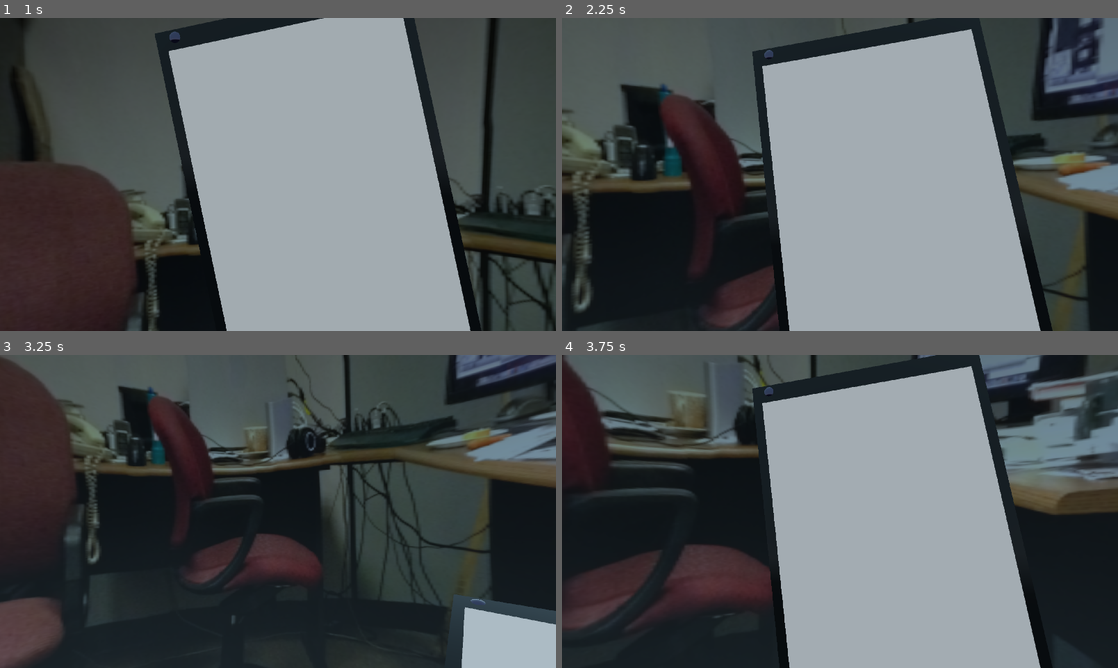
Above: before the commit, frames 1-4 (two rows, left to right).
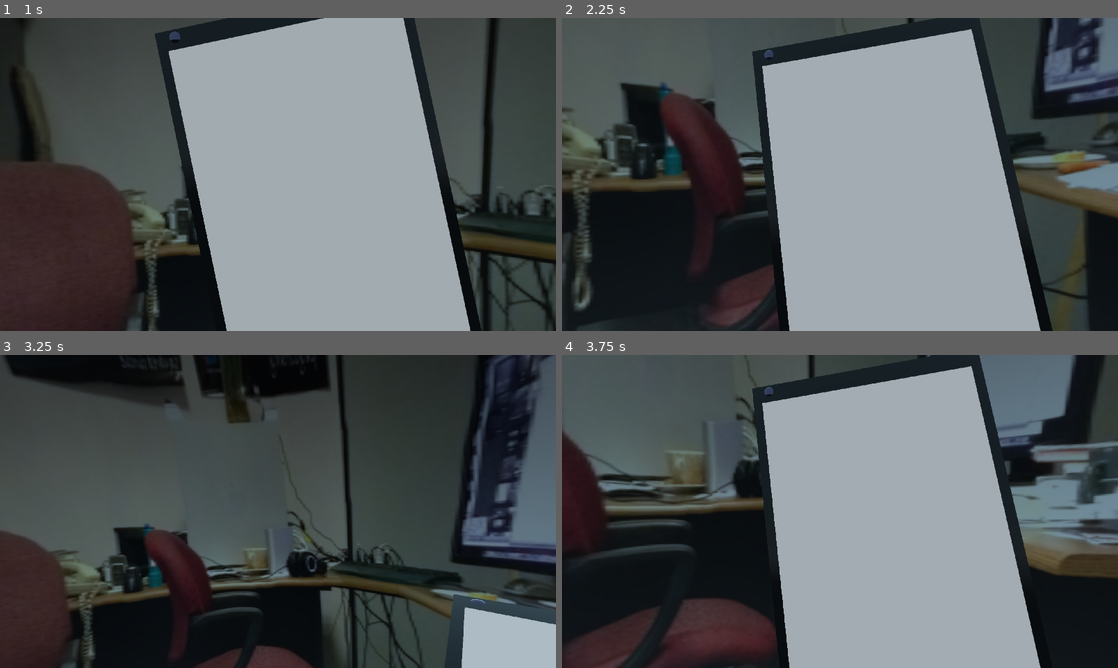
Above: after the commit, the same moments.

Repository: danbolt/7dfps-2022
Game: Godot game, scene res://etc/game_root.tscn
Two runs of this game, one before a commit and one after it. Both use one fixed random seed, a clock stepped at 60 frames per second and the inputs below.
Inputs (mouse positions are in pixels of both pictures, inside the frame that each line leads up to):
- Up to frame 1 (1 s): move the mouse to (305, 174) at 0.52 s; hold W (step_forward) from 0.53 s (still down); hold Right mouse button (ads) from 0.53 s (still down); tap Space (jump) at 0.77 s
- Up to frame 2 (2.25 s): keep holding W (step_forward); move the mouse to (812, 174) at 1.27 s; release Right mouse button (ads) at 1.28 s; click (812, 174) at 1.35 s; tap Space (jump) at 1.52 s; move the mouse to (851, 168) at 2.02 s; hold Right mouse button (ads) from 2.03 s (still down)
- Up to frame 3 (3.25 s): keep holding W (step_forward); move the mouse to (272, 517) at 2.77 s; release Right mouse button (ads) at 2.78 s; click (272, 517) at 2.85 s; tap Space (jump) at 3.02 s
- Up to frame 4 (3.75 s): keep holding W (step_forward); move the mouse to (878, 514) at 3.52 s; hold Right mouse button (ads) from 3.53 s (still down)

Frame 1 is identical in both runs. In frame 2, 1.3% of the frame differs, in the area x 0-100%, y 0-94%; in frame 3, 62%, in the area x 0-100%, y 0-100%; in frame 4, 31%.

Commit message:
Tweaking

Diff:
--- a/default_bus_layout.tres
+++ b/default_bus_layout.tres
@@ -55,5 +55,5 @@
 bus/4/solo = false
 bus/4/mute = false
 bus/4/bypass_fx = false
-bus/4/volume_db = 0.0
+bus/4/volume_db = -2.11474
 bus/4/send = "Master"
--- a/environments/stage0.gd
+++ b/environments/stage0.gd
@@ -1,14 +1,14 @@
 extends Spatial
 
-onready var player = $PlayerMovement
+onready var player = $Spatial/PlayerMovement
 
-onready var subscreen: PlayerApps = $PlayerMovement/Camera/Subscreen
+onready var subscreen: PlayerApps = $Spatial/PlayerMovement/Camera/Subscreen
 
-onready var camera_screen: Spatial = $PlayerMovement/Camera/Subscreen/CameraScreen
+onready var camera_screen: Spatial = $Spatial/PlayerMovement/Camera/Subscreen/CameraScreen
 
-onready var left_pano = $opening_pano/left_pano
-onready var right_pano = $opening_pano/right_pano
-onready var temp_loor = $tempFloor
+onready var left_pano = $Spatial/opening_pano/left_pano
+onready var right_pano = $Spatial/opening_pano/right_pano
+onready var temp_loor = $Spatial/tempFloor
 
 onready var intro_bgm = $intro_bgm
 
--- a/environments/stage0.tscn
+++ b/environments/stage0.tscn
@@ -1,10 +1,12 @@
-[gd_scene load_steps=11 format=2]
+[gd_scene load_steps=13 format=2]
 
 [ext_resource path="res://shapes/cube_shape.tres" type="Shape" id=1]
 [ext_resource path="res://gameobjects/PlayerMovement.tscn" type="PackedScene" id=2]
 [ext_resource path="res://environments/stage0.gd" type="Script" id=3]
 [ext_resource path="res://models/uv_pano.material" type="Material" id=4]
 [ext_resource path="res://bgm/intro.ogg" type="AudioStream" id=5]
+[ext_resource path="res://gameobjects/enemies/DumbDoor.tscn" type="PackedScene" id=6]
+[ext_resource path="res://gameobjects/ExitElevator.tscn" type="PackedScene" id=7]
 
 [sub_resource type="CubeMesh" id=1]
 
@@ -46,88 +48,109 @@
 [node name="stage0" type="Spatial"]
 script = ExtResource( 3 )
 
-[node name="PlayerMovement" parent="." instance=ExtResource( 2 )]
+[node name="Spatial" type="Spatial" parent="."]
+
+[node name="PlayerMovement" parent="Spatial" instance=ExtResource( 2 )]
 transform = Transform( 1, 0, 0, 0, 1, 0, 0, 0, 1, 0, 21, 0 )
 
-[node name="tempFloor" type="MeshInstance" parent="."]
+[node name="tempFloor" type="MeshInstance" parent="Spatial"]
 transform = Transform( 1, 0, 0, 0, 1, 0, 0, 0, 1, 0, 17, 0 )
 visible = false
 mesh = SubResource( 1 )
+skeleton = NodePath("../..")
 
-[node name="StaticBody" type="StaticBody" parent="tempFloor"]
+[node name="StaticBody" type="StaticBody" parent="Spatial/tempFloor"]
 
-[node name="CollisionShape" type="CollisionShape" parent="tempFloor/StaticBody"]
+[node name="CollisionShape" type="CollisionShape" parent="Spatial/tempFloor/StaticBody"]
 shape = ExtResource( 1 )
 
-[node name="StaticBody5" type="StaticBody" parent="tempFloor"]
+[node name="StaticBody5" type="StaticBody" parent="Spatial/tempFloor"]
 transform = Transform( 1, 0, 0, 0, 1, 0, 0, 0, 1, 0, 3, 3 )
 
-[node name="CollisionShape" type="CollisionShape" parent="tempFloor/StaticBody5"]
+[node name="CollisionShape" type="CollisionShape" parent="Spatial/tempFloor/StaticBody5"]
 shape = ExtResource( 1 )
 
-[node name="StaticBody6" type="StaticBody" parent="tempFloor"]
+[node name="StaticBody6" type="StaticBody" parent="Spatial/tempFloor"]
 transform = Transform( 1, 0, 0, 0, 1, 0, 0, 0, 1, 0, 3, -3 )
 
-[node name="CollisionShape" type="CollisionShape" parent="tempFloor/StaticBody6"]
+[node name="CollisionShape" type="CollisionShape" parent="Spatial/tempFloor/StaticBody6"]
 shape = ExtResource( 1 )
 
-[node name="StaticBody3" type="StaticBody" parent="tempFloor"]
+[node name="StaticBody3" type="StaticBody" parent="Spatial/tempFloor"]
 transform = Transform( 1, 0, 0, 0, 1, 0, 0, 0, 1, -3, 3, 0 )
 
-[node name="CollisionShape" type="CollisionShape" parent="tempFloor/StaticBody3"]
+[node name="CollisionShape" type="CollisionShape" parent="Spatial/tempFloor/StaticBody3"]
 shape = ExtResource( 1 )
 
-[node name="StaticBody4" type="StaticBody" parent="tempFloor"]
+[node name="StaticBody4" type="StaticBody" parent="Spatial/tempFloor"]
 transform = Transform( 1, 0, 0, 0, 1, 0, 0, 0, 1, 3, 3, 0 )
 
-[node name="CollisionShape" type="CollisionShape" parent="tempFloor/StaticBody4"]
+[node name="CollisionShape" type="CollisionShape" parent="Spatial/tempFloor/StaticBody4"]
 shape = ExtResource( 1 )
 
-[node name="StaticBody2" type="StaticBody" parent="tempFloor"]
+[node name="StaticBody2" type="StaticBody" parent="Spatial/tempFloor"]
 transform = Transform( 1, 0, 0, 0, 1, 0, 0, 0, 1, 0, 6, 0 )
 
-[node name="CollisionShape" type="CollisionShape" parent="tempFloor/StaticBody2"]
+[node name="CollisionShape" type="CollisionShape" parent="Spatial/tempFloor/StaticBody2"]
 shape = ExtResource( 1 )
 
-[node name="real_floor" type="MeshInstance" parent="."]
-transform = Transform( 3.9, 0, 0, 0, 1, 0, 0, 0, 95.082, 0, 0, -89 )
+[node name="real_floor" type="MeshInstance" parent="Spatial"]
+transform = Transform( 3.9, 0, 0, 0, 1, 0, 0, 0, 95.082, 0, 4, -121.991 )
 mesh = SubResource( 1 )
+skeleton = NodePath("../..")
 material/0 = SubResource( 5 )
 
-[node name="StaticBody" type="StaticBody" parent="real_floor"]
+[node name="StaticBody" type="StaticBody" parent="Spatial/real_floor"]
 
-[node name="CollisionShape" type="CollisionShape" parent="real_floor/StaticBody"]
+[node name="CollisionShape" type="CollisionShape" parent="Spatial/real_floor/StaticBody"]
 shape = SubResource( 4 )
 
-[node name="StaticBody2" type="StaticBody" parent="real_floor"]
-transform = Transform( -4.37114e-08, -0.25641, 0, 10.92, -1.22392e-07, 0, 0, 0, 0.999999, 1.28205, 10, 0 )
+[node name="StaticBody2" type="StaticBody" parent="Spatial/real_floor"]
+transform = Transform( -4.37114e-08, -0.25641, 0, 10.92, -1.22392e-07, 0, 0, 0, 0.999999, 1.28205, 5.71753, 0.338918 )
 
-[node name="CollisionShape" type="CollisionShape" parent="real_floor/StaticBody2"]
+[node name="CollisionShape" type="CollisionShape" parent="Spatial/real_floor/StaticBody2"]
 shape = SubResource( 4 )
 
-[node name="StaticBody3" type="StaticBody" parent="real_floor"]
-transform = Transform( -4.37114e-08, -0.25641, 0, 10.92, -1.22392e-07, 0, 0, 0, 0.999999, -1.28205, 10, 0 )
+[node name="StaticBody3" type="StaticBody" parent="Spatial/real_floor"]
+transform = Transform( -4.37114e-08, -0.25641, 0, 10.92, -1.22392e-07, 0, 0, 0, 0.999998, -1.28205, 5.71753, 0.338918 )
 
-[node name="CollisionShape" type="CollisionShape" parent="real_floor/StaticBody3"]
+[node name="CollisionShape" type="CollisionShape" parent="Spatial/real_floor/StaticBody3"]
 shape = SubResource( 4 )
 
-[node name="StaticBody4" type="StaticBody" parent="real_floor"]
-transform = Transform( 1.91068e-15, 1.1208e-08, 24.38, 10.92, -1.22392e-07, 0, 1.79292e-09, 0.0105172, -4.37113e-08, 0, 10, 0.999136 )
+[node name="StaticBody4" type="StaticBody" parent="Spatial/real_floor"]
+transform = Transform( 1.91068e-15, 1.1208e-08, 24.3799, 10.92, -1.22392e-07, 0, 1.79292e-09, 0.0105172, -4.37113e-08, 0, 5.71753, 1.33805 )
 
-[node name="CollisionShape" type="CollisionShape" parent="real_floor/StaticBody4"]
+[node name="CollisionShape" type="CollisionShape" parent="Spatial/real_floor/StaticBody4"]
 shape = SubResource( 4 )
 
-[node name="opening_pano" type="Spatial" parent="."]
+[node name="real_floor2" type="MeshInstance" parent="Spatial"]
+transform = Transform( 3.9, 0, 0, 0, 0.988, -2.80978, 0, 0.154452, 17.9737, 0, 1.6311, -12 )
+mesh = SubResource( 1 )
+skeleton = NodePath("../..")
+material/0 = SubResource( 5 )
+
+[node name="StaticBody" type="StaticBody" parent="Spatial/real_floor2"]
+
+[node name="CollisionShape" type="CollisionShape" parent="Spatial/real_floor2/StaticBody"]
+shape = SubResource( 4 )
+
+[node name="opening_pano" type="Spatial" parent="Spatial"]
 transform = Transform( 0.532407, 0, 0, 0, 0.532407, 0, 0, 0, 0.532407, 0, 18.7582, 0 )
 
-[node name="left_pano" type="MeshInstance" parent="opening_pano"]
+[node name="left_pano" type="MeshInstance" parent="Spatial/opening_pano"]
 transform = Transform( 0.999999, 0, 0, 0, 0.999999, 0, 0, 0, 0.999999, 0, 0, 0 )
 mesh = SubResource( 3 )
 
-[node name="right_pano" type="MeshInstance" parent="opening_pano"]
+[node name="right_pano" type="MeshInstance" parent="Spatial/opening_pano"]
 mesh = SubResource( 2 )
 
 [node name="intro_bgm" type="AudioStreamPlayer" parent="."]
 stream = ExtResource( 5 )
 volume_db = -1.884
 bus = "BGM"
+
+[node name="DumbDoor" parent="." instance=ExtResource( 6 )]
+transform = Transform( 1.4117, 0, 0, 0, 1.21834, 0, 0, 0, 1, 0, 5.54713, -59.6524 )
+
+[node name="ExitElevator" parent="." instance=ExtResource( 7 )]
+transform = Transform( 1, 0, 0, 0, 1, 0, 0, 0, 1, 0, 4.79172, -79 )
--- a/gameobjects/PlayerMovement.tscn
+++ b/gameobjects/PlayerMovement.tscn
@@ -80,6 +80,7 @@
 script = ExtResource( 1 )
 
 [node name="Camera" type="Camera" parent="."]
+far = 500.0
 
 [node name="Subscreen" type="Spatial" parent="Camera"]
 transform = Transform( 0.472845, 0.398434, -0.0958452, 0.0305335, 0.140304, 0.488809, 0.438962, -0.438948, 0.0692428, 0.392, -0.372, 0.03 )
